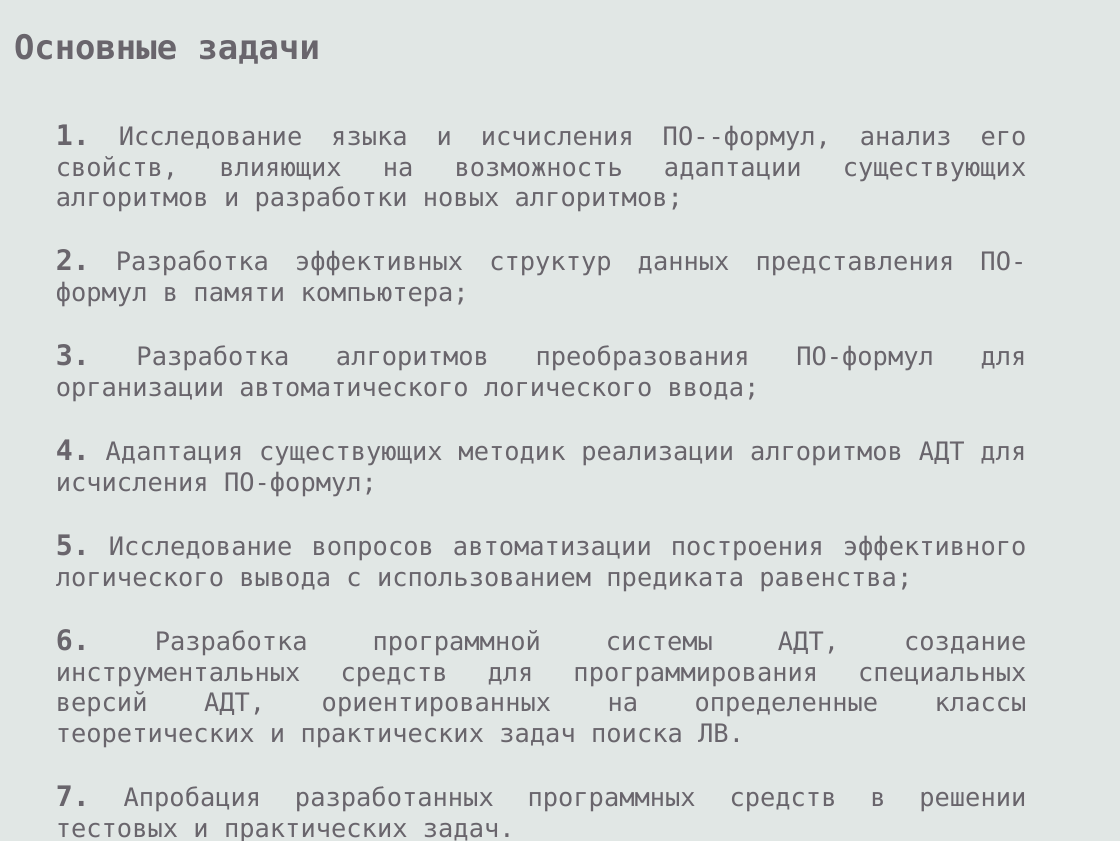
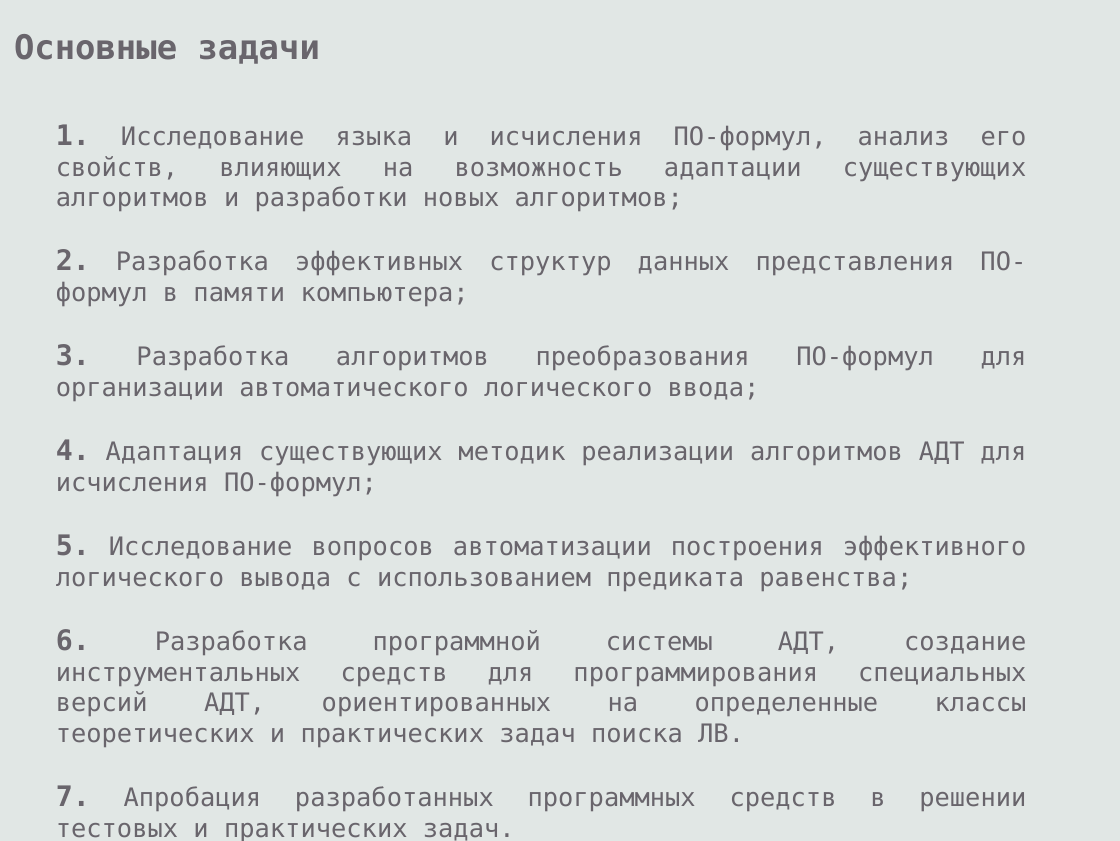
Before and after one commit to eugeneai/prisnif, a slide deck: slide 7 of brick/pres/pacman.odp. Drawn at 1120x841 pixels with LibreOffice and Linux fonts; fonts in the diff are those of the drawing. Boxes give left, top, right and bottom in pixels: in the first picture for what was removed or moved away, otherwise in the second. Text is boxed around its words. In the diff, an @@ line names an element or a change of style, - is before the commit and + after.

```diff
--- a/brick/pres/pacman.odp
+++ b/brick/pres/pacman.odp
@@ text at <box>56,124,1027,211</box>: text changed @@
-1. Исследование языка и исчисления ПО--формул, анализ его свойств, влияющих на возможность адаптации существующих алгоритмов и разработки новых алгоритмов;
+1. Исследование языка и исчисления ПО-формул, анализ его свойств, влияющих на возможность адаптации существующих алгоритмов и разработки новых алгоритмов;
```
Also in this commit, not shown: 20 other slides changed, 7 slides added, 1 slide removed, 8 other files.
